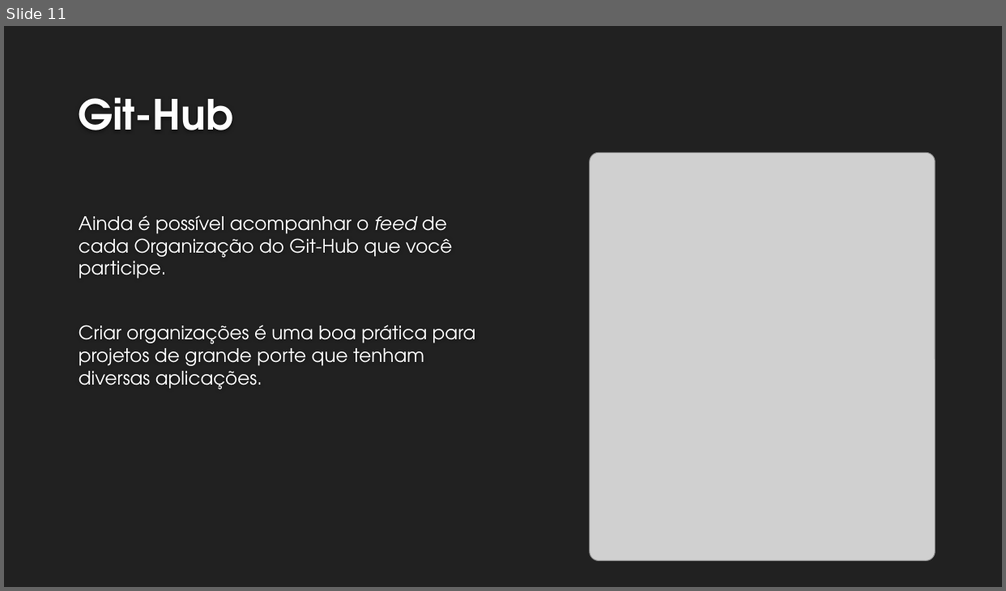
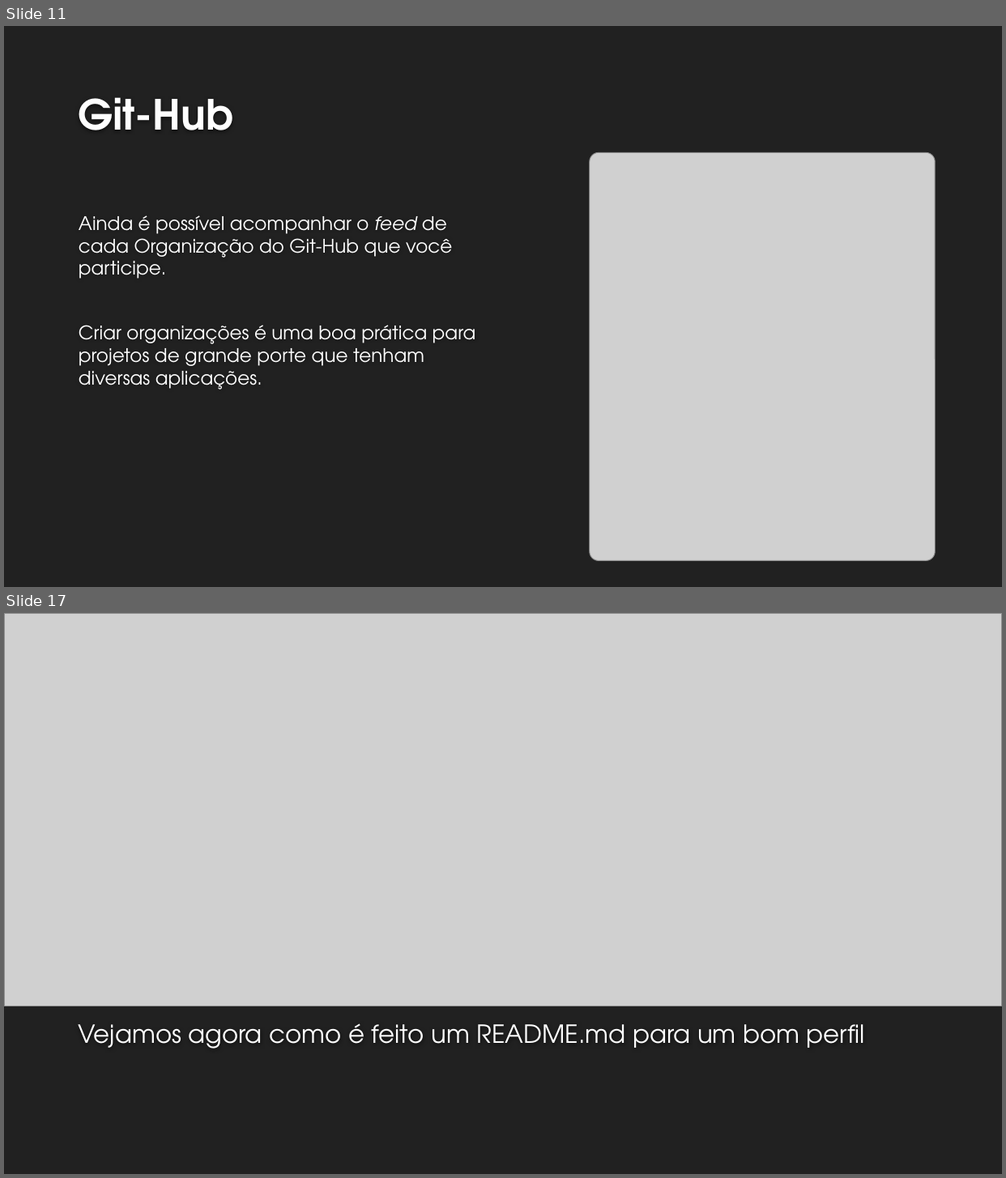
Before and after one commit to RecodeJr/GitHub-Professional, a slide deck: Git-GitHub/Git & Git-Hub – Aprimorando o conhecimento.pptx. Shown one above the other, each under a label of ours: slide 11 before the commit, slides 11 and 17 after it; the slides between them are not shown. The pictures are 1006x591 and 1006x1178 pixels, drawn with LibreOffice and Linux fonts; fonts in the diff are those of the drawing; grey boxes stand for pictures; background and template pictures are left out. Boxes give left, top, right and bottom in pixels: in the first picture for what was removed or moved away, otherwise in the second. Text is boxed around its words. In the diff, an @@ line names an element or a change of style, - is before the commit and + after.

```diff
--- a/Git-GitHub/Git & Git-Hub – Aprimorando o conhecimento.pptx
+++ b/Git-GitHub/Git & Git-Hub – Aprimorando o conhecimento.pptx
@@ slide 17 added at box(4, 613, 1002, 1174), background #212121 @@
@@ picture added at box(4, 613, 1002, 1006) @@
@@ title added at box(78, 1024, 864, 1049), 24 pt, text #FEFEFE @@
+Vejamos agora como é feito um README.md para um bom perfil
```
Also in this commit, not shown: 4 slides changed, 4 other slides added, 1 other file.
